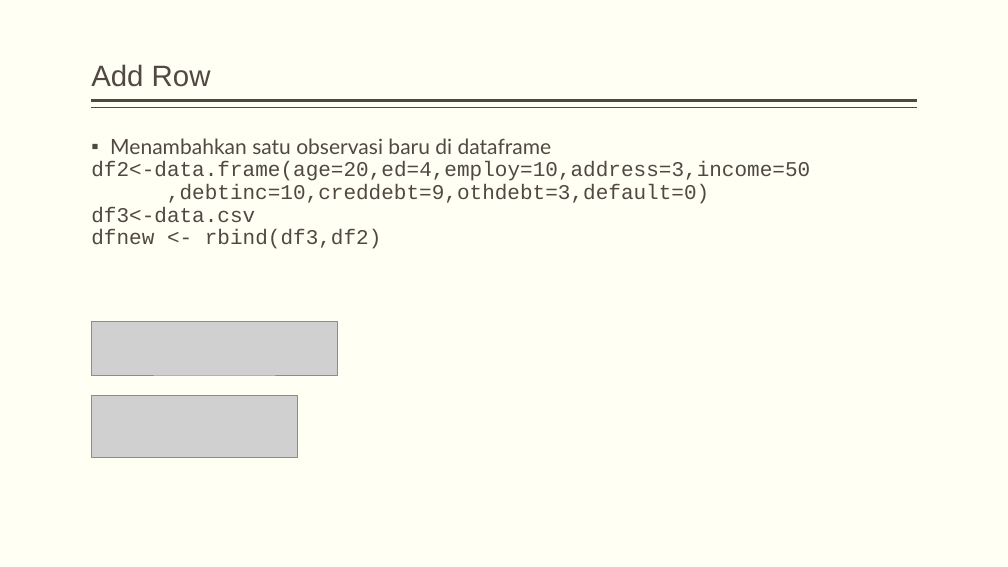
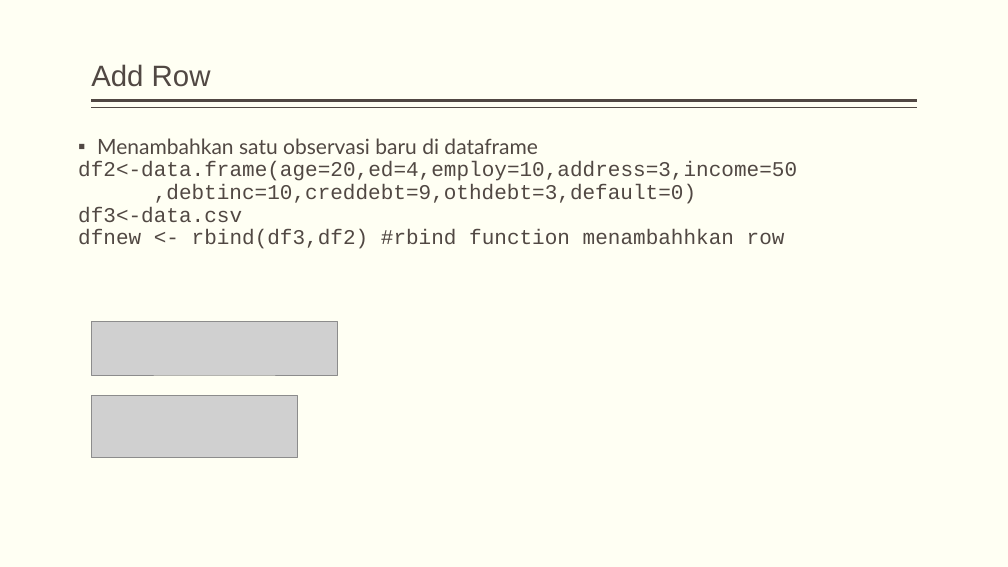
Before and after one commit to dewikiswani/ganesha--R, a slide deck: slide 70 of 201907 -- Pelatihan R ganesha - day1.pptx. Drawn at 1008x567 pixels with LibreOffice and Linux fonts; fonts in the diff are those of the drawing; grey boxes stand for pictures. Boxes give left, top, right and bottom in pixels: in the first picture for what was removed or moved away, otherwise in the second. Text is boxed around its words. In the diff, an @@ line names an element or a change of style, - is before the commit and + after.

```diff
--- a/201907 -- Pelatihan R ganesha - day1.pptx
+++ b/201907 -- Pelatihan R ganesha - day1.pptx
@@ text "Menambahkan satu observasi baru di ...": place and size @@
-text "Menambahkan satu observasi baru di ..." at (91, 138, 810, 249)
+text "Menambahkan satu observasi baru di ..." at (78, 138, 797, 249)
@@ text at (78, 229, 785, 249): text changed @@
-dfnew <- rbind(df3,df2)
+dfnew <- rbind(df3,df2) #rbind function menambahhkan row
```
Also in this commit, not shown: 10 other slides changed, 1 other file.
